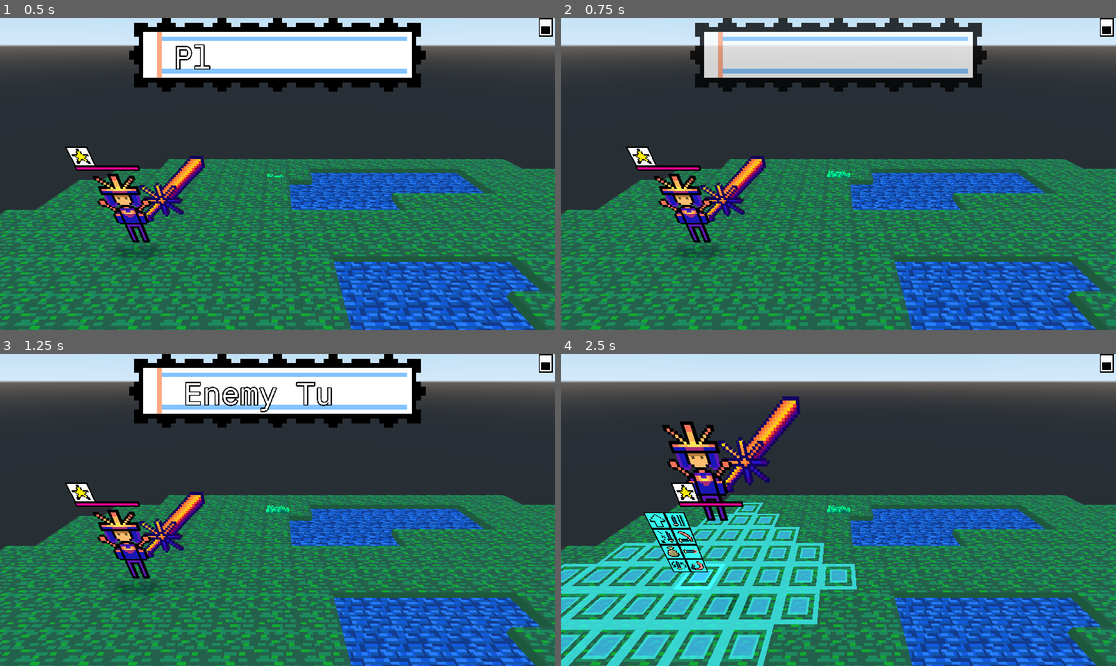
Above: before the commit, frames 1-4 (two rows, left to right).
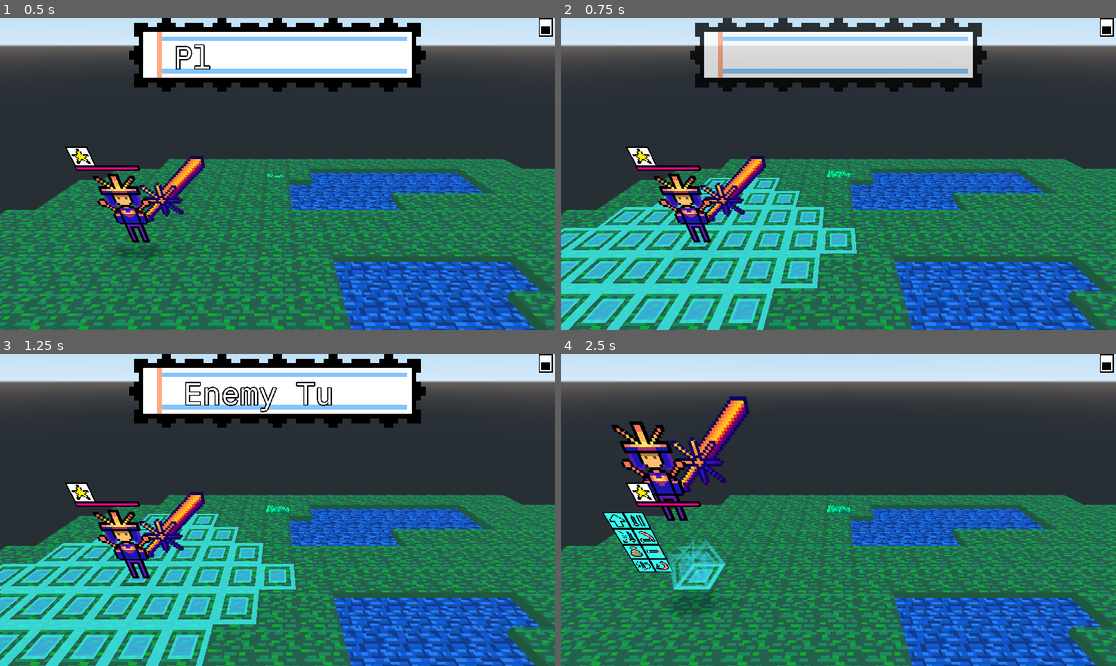
Above: after the commit, the same moments.

Repository: INeedAUniqueUsername/PlasticTactics
Game: Godot game, scene res://MarshLevel.tscn
Two runs of this game, one before a commit and one after it. Both use one fixed random seed, a clock stepped at 60 frames per second and the inputs below.
Inputs (mouse positions are in pixels of both pictures, inside the frame that each line leads up to):
- Up to frame 1 (0.5 s): no input
- Up to frame 2 (0.75 s): tap Enter at 0.5 s; move the mouse to (960, 158) at 0.52 s; hold Right from 0.53 s (still down); hold Enter from 0.53 s (still down); click (960, 158) at 0.67 s
- Up to frame 3 (1.25 s): keep holding Right; keep holding Enter
- Up to frame 4 (2.5 s): move the mouse to (727, 525) at 1.27 s; release Right at 1.28 s; release Enter at 1.28 s; hold Down 1.28-2.03 s; tap Enter at 1.35, 2.3 s; move the mouse to (894, 441) at 2.02 s; hold Right from 2.03 s (still down); hold Z from 2.03 s (still down)

Frame 1 is identical in both runs. In frame 2, 12% of the frame differs, in the area x 0-54%, y 47-100%; in frame 3, 12%; in frame 4, 21%, in the area x 0-54%, y 13-100%.

Commit message:
start refactor Move code

Diff:
--- a/Clickable.gd
+++ b/Clickable.gd
@@ -3,6 +3,10 @@
 func _on_mouse_input(camera, event, position, normal, shape_idx):
 	if event is InputEventMouseButton and event.pressed and event.button_index == BUTTON_LEFT:
 		emit_signal("clicked")
+var dismissed = false
 signal dismissed()
 func dismiss():
+	if dismissed:
+		return
+	dismissed = true
 	emit_signal("dismissed")
--- a/Play.gd
+++ b/Play.gd
@@ -1,6 +1,5 @@
 extends Spatial
 
-var gridPanels = {}
 var chars = []
 func _ready():
 	for c in get_children():
@@ -55,9 +54,6 @@
 		c.start_turn()
 	if selectedChar:
 		selectedChar.selected()
-		if !selectedChar.walking:
-			clear_panels()
-			place_panels_slow()
 func play_enemy_turn():
 	if enemyMove:
 		return
@@ -79,9 +75,6 @@
 
 
 
-	if selectedChar and !selectedChar.walking:
-		clear_panels()
-		place_panels_quick()
 
 
 	for c in get_misc_actors():
@@ -102,19 +95,6 @@
 
 	play_player_turn()
 
-const PANEL = preload("res://Panel.tscn")
-func clear_panels():
-	if false:
-		for panel in get_children():
-			if panel.is_in_group("Panel") and !gridPanels.keys().has(panel):
-				panel.dismiss()
-
-	for pos in gridPanels.keys():
-		var p = gridPanels[pos].panel
-		#p.queue_free()
-		p.dismiss()
-		p.disconnect("clicked", self, "on_panel_clicked")
-	gridPanels.clear()
 
 var selectedChar
 var freeMove = false
@@ -125,153 +105,12 @@
 		selectedChar.deselected()
 		if selectedChar == subject:
 			selectedChar = null
-			clear_panels()
 			return
 	selectedChar = subject
 	selectedChar.selected()
-	clear_panels()
-	if enemyMove:
-		place_panels_quick()
-	else:
-		place_panels_slow()
-
-class GridEntry:
-	var panel
-	var prevPanel
-	var distance
-
-	var pos
-	var prevPos
-	func _init(panel: Spatial, pos = null, prevPanel: Spatial = null, prevPos = null, distance: float = 0):
-		self.panel = panel
-		self.pos = pos
-		self.prevPanel = prevPanel
-		self.prevPos = prevPos
-		self.distance = distance
-var panelsReset = false
-func place_panels_slow():
-	panelsReset = true
-	var tr = selectedChar.get_global_transform()
-	var start = tr.origin
-	var p = PANEL.instance()
-	p.set_global_transform(tr)
-	gridPanels[start] = GridEntry.new(p, start)
-
-	call_deferred("add_child", p)
-	p.connect("clicked", self, "on_panel_clicked", [p, selectedChar])
-	var placed = [p]
-	yield(p.get_node("Fade"), "animation_finished")
-	panelsReset = false
-	var i = 0
-	while i < len(placed):
-		if !selectedChar or selectedChar.walking or panelsReset:
-			break
-		var next = []
-		while i < len(placed):
-			var current = placed[i]
-			var adjacent = get_surrounding_squares(current.get_global_transform().origin)
-			for direction in adjacent.keys():
-				var dest = adjacent[direction]
-
-				var entry = get_ground_panel(current, dest)
-				if entry == null:
-					continue
-				gridPanels[entry.pos] = entry
-				var p2 = entry.panel
-				p2.get_node("Anim").play("FlipTo" + direction)
-				next.append(p2)
-				call_deferred("add_child", p2)
-				p2.connect("clicked", self, "on_panel_clicked", [p2, selectedChar])
-			i += 1
-		for panel in next:
-			placed.append(panel)
-			yield(panel.get_node("Anim"), "animation_finished")
-func place_panels_quick():
-	var tr = selectedChar.get_global_transform()
-	var start = tr.origin
-	var p = PANEL.instance()
-	p.set_global_transform(tr)
-	gridPanels[start] = GridEntry.new(p, start)
-	call_deferred("add_child", p)
-	p.connect("clicked", self, "on_panel_clicked", [p, selectedChar])
-
-	yield(p, "tree_entered")
-
-	var placed = [p]
-	var i = 0
-	while i < len(placed):
-		var next = []
-		while i < len(placed):
-			var current = placed[i]
-			var adjacent = get_surrounding_squares(current.get_global_transform().origin)
-			for direction in adjacent.keys():
-				var dest = adjacent[direction]
-				var entry = get_ground_panel(current, dest)
-				if entry == null:
-					continue
-				gridPanels[entry.pos] = entry
-				var p2 = entry.panel
-				next.append(p2)
-				call_deferred("add_child", p2)
-				p2.connect("clicked", self, "on_panel_clicked", [p2, selectedChar])
-			i += 1
-		for panel in next:
-			placed.append(panel)
-			#need to wait for this to enter the tree so that transform origins work properly
-			yield(panel, "tree_entered")
-func get_ground_panel(prevPanel: Spatial, pos: Vector3):
-	var y = get_ground_y(pos)
-	if y == null:
-		return null
-	pos = Vector3(pos.x, y, pos.z)
-
-	if gridPanels.keys().has(pos):
-		return null
-
-	if !is_open(pos):
-		return null
-
-	var prevPos = prevPanel.get_global_transform().origin
-	var distance = 1 + gridPanels[prevPos].distance
-	if distance > selectedChar.movePoints:
-		return null
-
-
-	var panel = PANEL.instance()
-
-	var tr = panel.get_global_transform()
-	tr.origin = pos
-	panel.set_global_transform(tr)
-
-
-	return GridEntry.new(panel, pos, prevPanel, prevPos, distance)
-
-func on_panel_clicked(clickedPanel, ownerChar):
-	#var dest = clickedPanel.get_global_transform().origin
-	#ownerChar.movePoints -= (dest - ownerChar.get_global_transform().origin).length()
-	var destPanel = clickedPanel
-	var destPos = destPanel.get_global_transform().origin
-	ownerChar.movePoints -= gridPanels[destPos].distance
-	var pathPanels = []
-	while destPanel:
-		pathPanels.append(destPanel)
-		destPanel = gridPanels[destPanel.get_global_transform().origin].prevPanel
-	pathPanels.invert()
-	if len(pathPanels) == 1:
-		return
-	for pos in gridPanels.keys():
-		var panel = gridPanels[pos].panel
-		panel.disconnect("clicked", self, "on_panel_clicked")
-		if panel in pathPanels:
-			continue
-		panel.get_node("Fade").play("Exit")
-		gridPanels.erase(pos)
-	pathPanels.remove(0)
-	yield(ownerChar.walk(pathPanels), "completed")
-	refresh_panels()
-func refresh_panels():
-	clear_panels()
-	place_panels_quick()
+
+
+
 const directions = {
 	'N': Vector3(0, 0, -1),
 	'E': Vector3(1, 0, 0),
@@ -284,25 +123,6 @@
 		result[key] = directions[key] + origin
 	return result
 func _process(delta):
-	var keyDirections = {
-		KEY_UP: 'N',
-		KEY_RIGHT: 'E',
-		KEY_DOWN: 'S',
-		KEY_LEFT: 'W'
-	}
-
-	if selectedChar and !selectedChar.walking:
-		var pos = selectedChar.get_global_transform().origin
-		for k in keyDirections.keys():
-			var dir = keyDirections[k]
-			if Input.is_key_pressed(k):
-				var dest = pos + directions[dir]
-				if gridPanels.keys().has(dest) and selectedChar.movePoints >= 1.0:
-
-					selectedChar.movePoints -= 1
-					yield(selectedChar.walk([gridPanels[dest].panel]), "completed")
-					refresh_panels()
-					return
 	if selectedChar:
 		if Input.is_key_pressed(KEY_Z):
 			selectedChar.jump()
--- a/Player.gd
+++ b/Player.gd
@@ -89,8 +89,208 @@
 			off = null
 			return
 		yield(actor.get_tree(), "idle_frame")
+
+class MoveState:
+	var actor
+	var gridPanels = {}
+
+	const directions = {
+		'N': Vector3(0, 0, -1),
+		'E': Vector3(1, 0, 0),
+		'S': Vector3(0, 0, 1),
+		'W': Vector3(-1, 0, 0),
+	}
+	func _init(actor):
+		self.actor = actor
+		actor.connect("selected", self, "on_actor_selected")
+		actor.connect("deselected", self, "on_actor_deselected")
+		actor.connect("turn_ended", self, "on_actor_turn_ended")
+	func process():
+		var keyDirections = {
+			KEY_UP: 'N',
+			KEY_RIGHT: 'E',
+			KEY_DOWN: 'S',
+			KEY_LEFT: 'W'
+		}
+
+		if !actor.walking:
+			var pos = actor.get_global_transform().origin
+			for k in keyDirections.keys():
+				var dir = keyDirections[k]
+				if Input.is_key_pressed(k):
+					var dest = pos + directions[dir]
+					if gridPanels.keys().has(dest) and actor.movePoints >= 1.0:
+
+						actor.movePoints -= 1
+						yield(actor.walk([gridPanels[dest].panel]), "completed")
+						refresh_panels()
+						return
+	func on_actor_selected():
+		if actor.walking:
+			return
+		clear_panels()
+		if actor.inTurn:
+			place_panels_slow()
+		else:
+			place_panels_quick()
+	func on_actor_deselected():
+		panelsReset = true
+		clear_panels()
+	func on_actor_turn_ended():
+		if !actor.walking:
+			clear_panels()
+			place_panels_quick()
+	const PANEL = preload("res://Panel.tscn")
+	func clear_panels():
+		for entry in gridPanels.values():
+			var p = entry.panel
+			p.dismiss()
+			p.disconnect("clicked", self, "on_panel_clicked")
+		gridPanels.clear()
+
+	var panelsReset = false
+	func place_panels_slow():
+		var w = Helper.get_world(actor)
+		var tr = actor.get_global_transform()
+		var start = tr.origin
+		var p = PANEL.instance()
+		p.set_global_transform(tr)
+		w.call_deferred("add_child", p)
+		p.connect("clicked", self, "on_panel_clicked", [p])
+		var placed = [p]
+		yield(p.get_node("Fade"), "animation_finished")
+		gridPanels[start] = GridEntry.new(p, start)
+		panelsReset = false
+		var i = 0
+		while i < len(placed):
+			if actor.walking or panelsReset or gridPanels.empty():
+				return
+			var next = []
+			while i < len(placed):
+				var current = placed[i]
+				if current.dismissed:
+					return
+				var adjacent = w.get_surrounding_squares(current.get_global_transform().origin)
+				for direction in adjacent.keys():
+					var dest = adjacent[direction]
+
+					var entry = get_ground_panel(current, dest)
+					if entry == null:
+						continue
+					gridPanels[entry.pos] = entry
+					p = entry.panel
+					p.get_node("Anim").play("FlipTo" + direction)
+					next.append(p)
+					w.call_deferred("add_child", p)
+					p.connect("clicked", self, "on_panel_clicked", [p])
+				i += 1
+			for panel in next:
+				placed.append(panel)
+				yield(panel.get_node("Anim"), "animation_finished")
+	func place_panels_quick():
+		var w = Helper.get_world(actor)
+		var tr = actor.get_global_transform()
+		var start = tr.origin
+		var p = PANEL.instance()
+		p.set_global_transform(tr)
+		gridPanels[start] = GridEntry.new(p, start)
+		w.call_deferred("add_child", p)
+		p.connect("clicked", self, "on_panel_clicked", [p])
+
+		yield(p, "tree_entered")
+
+		var placed = [p]
+		var i = 0
+		while i < len(placed):
+			var next = []
+			while i < len(placed):
+				var current = placed[i]
+				var adjacent = w.get_surrounding_squares(current.get_global_transform().origin)
+				for direction in adjacent.keys():
+					var dest = adjacent[direction]
+					var entry = get_ground_panel(current, dest)
+					if entry == null:
+						continue
+					gridPanels[entry.pos] = entry
+					p = entry.panel
+					next.append(p)
+					w.call_deferred("add_child", p)
+					p.connect("clicked", self, "on_panel_clicked", [p])
+				i += 1
+			for panel in next:
+				placed.append(panel)
+				#need to wait for this to enter the tree so that transform origins work properly
+				yield(panel, "tree_entered")
+
+	func refresh_panels():
+		clear_panels()
+		place_panels_quick()
+	func get_ground_panel(prevPanel: Spatial, pos: Vector3):
+		var w = Helper.get_world(actor)
+		var y = w.get_ground_y(pos)
+		if y == null:
+			return null
+		pos = Vector3(pos.x, y, pos.z)
+
+		if gridPanels.keys().has(pos):
+			return null
+
+		if !w.is_open(pos):
+			return null
+
+		var prevPos = prevPanel.get_global_transform().origin
+		var distance = 1 + gridPanels[prevPos].distance
+		if distance > actor.movePoints:
+			return null
+
+
+		var panel = PANEL.instance()
+
+		var tr = panel.get_global_transform()
+		tr.origin = pos
+		panel.set_global_transform(tr)
+
+
+		return GridEntry.new(panel, pos, prevPanel, prevPos, distance)
+
+	func on_panel_clicked(clickedPanel):
+		#var dest = clickedPanel.get_global_transform().origin
+		#ownerChar.movePoints -= (dest - ownerChar.get_global_transform().origin).length()
+		var destPanel = clickedPanel
+		var destPos = destPanel.get_global_transform().origin
+		actor.movePoints -= gridPanels[destPos].distance
+		var pathPanels = []
+		while destPanel:
+			pathPanels.append(destPanel)
+			destPanel = gridPanels[destPanel.get_global_transform().origin].prevPanel
+		pathPanels.invert()
+		if len(pathPanels) == 1:
+			return
+		for pos in gridPanels.keys():
+			var panel = gridPanels[pos].panel
+			panel.disconnect("clicked", self, "on_panel_clicked")
+			if panel in pathPanels:
+				continue
+			panel.dismiss()
+			gridPanels.erase(pos)
+		pathPanels.remove(0)
+		yield(actor.walk(pathPanels), "completed")
+		refresh_panels()
+	class GridEntry:
+		var panel
+		var prevPanel
+		var distance
+
+		var pos
+		var prevPos
+		func _init(panel: Spatial, pos = null, prevPanel: Spatial = null, prevPos = null, distance: float = 0):
+			self.panel = panel
+			self.pos = pos
+			self.prevPanel = prevPanel
+			self.prevPos = prevPos
+			self.distance = distance
 onready var dash = DashState.new(self)
-
+onready var move = MoveState.new(self)
 var actButtons = {
 	"Cast": null,
 	"Slash": null,
